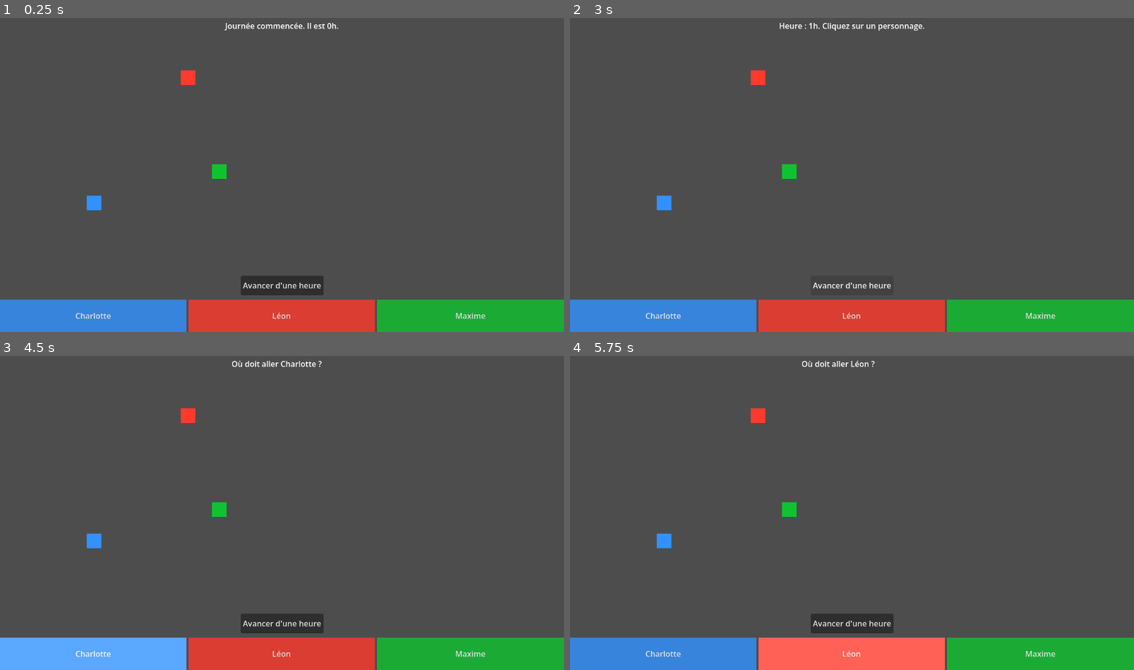
Above: before the commit, frames 1-4 (two rows, left to right).
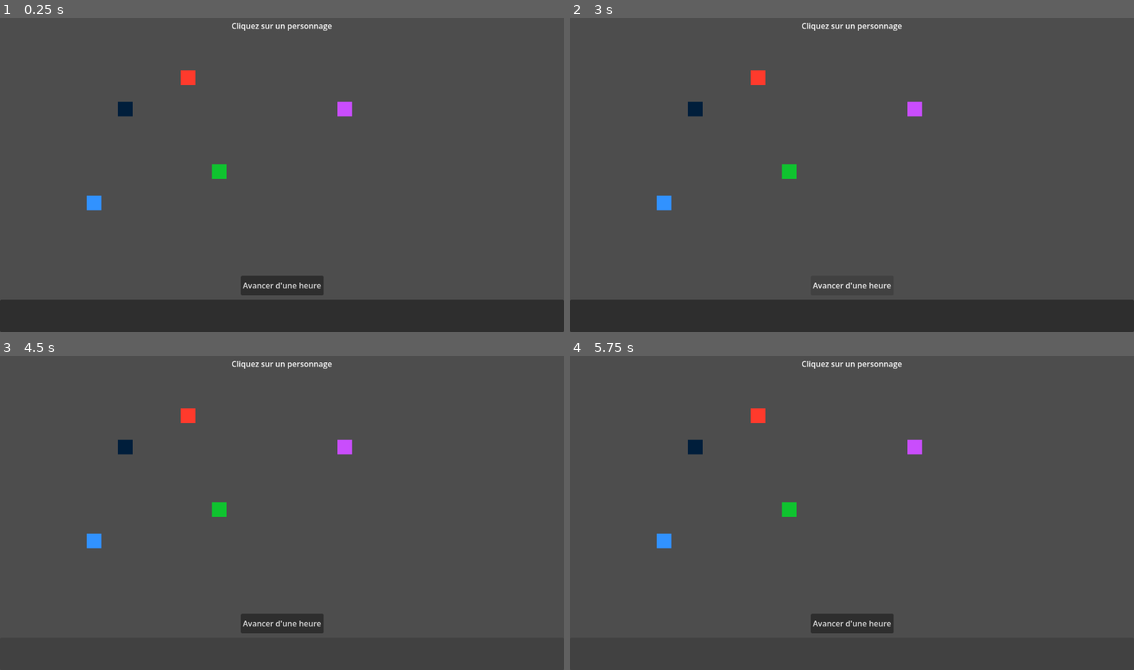
Above: after the commit, the same moments.

Repository: leongarci/SectusKaijus
Game: Godot game, scene res://scenes/test/scene_test.tscn
The game is run twice, just before and just after one commit, with the same random seed, the same clock (stepped at 60 frames per second) and the same inputs. This scene is started directly instead of the project's main scene.
Inputs (mouse positions are in pixels of both pictures, inside the frame that each line leads up to; where the layout moved, square brackets give the same spot in the first picture):
- Up to frame 1 (0.25 s): no input
- Up to frame 2 (3 s): click (852, 316) [665, 316] at 0.5 s; click (852, 316) at 1.25 s, where only the run before the commit has a clickable "Léon"; click (1038, 316) at 2 s, where only the run before the commit has a clickable "Maxime"; click "Avancer d'une heure" at 2.75 s
- Up to frame 3 (4.5 s): click "Avancer d'une heure" at 3.5 s; click (282, 654) [95, 654] at 4.25 s
- Up to frame 4 (5.75 s): click (852, 654) at 5 s, where only the run before the commit has a clickable "Léon"

The runs differ from the first frame. In frame 1, 11% of the frame differs, in the area x 0-100%, y 1-100%; in frame 2, 11%; in frame 3, 11%; in frame 4, 11%.
Error after the commit: Parse Error: Identifier "ignore_texture_size" not declared in the current scope. (res://scripts/characters/CartePerso.gd:19)

Commit message:
Images personnages

Diff:
--- a/scenes/test/scene_test.tscn
+++ b/scenes/test/scene_test.tscn
@@ -2,14 +2,20 @@
 
 [ext_resource type="PackedScene" uid="uid://c6amc01xkkysk" path="res://scenes/characters/character.tscn" id="1_dplmw"]
 [ext_resource type="Script" uid="uid://dq7bnj1eg7kda" path="res://scripts/test/scene_test.gd" id="1_oqoec"]
+[ext_resource type="Texture2D" uid="uid://df6uh5yxychsn" path="res://assets/ui/cards/lilou.png" id="3_1k3ka"]
+[ext_resource type="Texture2D" uid="uid://dujibpi4td67q" path="res://assets/ui/cards/titouan.png" id="4_dabsh"]
+[ext_resource type="Texture2D" uid="uid://blfo53s2sxkod" path="res://assets/ui/cards/julien.png" id="5_l0jpj"]
+[ext_resource type="Texture2D" uid="uid://b7lux567d2t7k" path="res://assets/ui/cards/clovis.png" id="6_y0upk"]
+[ext_resource type="Texture2D" uid="uid://ucy2pesihgyx" path="res://assets/ui/cards/karine.png" id="7_iq4jt"]
 
 [node name="Scene" type="Node2D" unique_id=53717244]
 script = ExtResource("1_oqoec")
 
 [node name="Character" parent="." unique_id=1939404819 instance=ExtResource("1_dplmw")]
 position = Vector2(185, 390)
-nom_personnage = "Charlotte"
+nom_personnage = "Lilou"
 couleur_point = Color(0.19215687, 0.57254905, 1, 1)
+texture_carte = ExtResource("3_1k3ka")
 competences = {
 "creuser": 0.0,
 "ecaille": 0.6,
@@ -20,8 +26,9 @@
 
 [node name="Character2" parent="." unique_id=486234259 instance=ExtResource("1_dplmw")]
 position = Vector2(394, 127)
-nom_personnage = "Léon"
+nom_personnage = "Titouan"
 couleur_point = Color(1, 0.22626406, 0.1713596, 1)
+texture_carte = ExtResource("4_dabsh")
 competences = {
 "creuser": -0.5,
 "ecaille": 0.0,
@@ -32,13 +39,40 @@
 
 [node name="Character3" parent="." unique_id=729635431 instance=ExtResource("1_dplmw")]
 position = Vector2(469, 341)
-nom_personnage = "Maxime"
+nom_personnage = "Julien"
 couleur_point = Color(0.05882353, 0.7647059, 0.18431373, 1)
+texture_carte = ExtResource("5_l0jpj")
 competences = {
 "creuser": 0.6,
 "ecaille": 0.0,
 "essence": 0.4,
 "kidnapping": 0.0,
+"saule": 0.0
+}
+
+[node name="Character4" parent="." unique_id=1263511504 instance=ExtResource("1_dplmw")]
+position = Vector2(266, 216)
+nom_personnage = "Clovis"
+couleur_point = Color(0, 0.11764706, 0.23137255, 1)
+texture_carte = ExtResource("6_y0upk")
+competences = {
+"creuser": 0.0,
+"ecaille": 0.6,
+"essence": 0.0,
+"kidnapping": -0.4,
+"saule": 0.0
+}
+
+[node name="Character5" parent="." unique_id=869408777 instance=ExtResource("1_dplmw")]
+position = Vector2(709, 170)
+nom_personnage = "Karine"
+couleur_point = Color(0.788105, 0.30083638, 0.9873108, 1)
+texture_carte = ExtResource("7_iq4jt")
+competences = {
+"creuser": 0.0,
+"ecaille": 0.6,
+"essence": 0.0,
+"kidnapping": -0.4,
 "saule": 0.0
 }
 
--- a/scripts/characters/CartePerso.gd
+++ b/scripts/characters/CartePerso.gd
@@ -9,6 +9,32 @@
 	perso_reference = perso_a_lier
 	# Affiche le nom sur le bouton
 	text = perso_a_lier.nom_personnage
+
+	if perso_a_lier.texture_carte != null:
+		# Oui ! On l'affiche
+		icon = perso_a_lier.texture_carte
+
+		# --- Réglages pour que l'image rentre bien dans le bouton ---
+		expand_icon = true      # Autorise l'image à être redimensionnée
+		ignore_texture_size = true # Force l'image à prendre la taille du bouton
+
+		# Centrer l'image
+		icon_alignment = HORIZONTAL_ALIGNMENT_CENTER
+		vertical_icon_alignment = VERTICAL_ALIGNMENT_CENTER
+
+		# On cache le texte si tu veux juste voir l'image
+		text = ""
+
+		# On garde une couleur blanche neutre pour bien voir l'image
+		self.modulate = Color(1, 1, 1, 1)
+
+	else:
+		# 2. PAS D'IMAGE ? (Sécurité)
+		# On garde l'ancien système avec le nom et la couleur
+		text = perso_a_lier.nom_personnage
+		var style = StyleBoxFlat.new()
+		style.bg_color = perso_a_lier.couleur_point
+		add_theme_stylebox_override("normal", style)
 
 	# --- STYLE NORMAL ---
 	var style_normal = StyleBoxFlat.new()
@@ -31,14 +57,12 @@
 	add_theme_stylebox_override("pressed", style_pressed)
 
 func _pressed():
-	# Quand on clique le bouton, on dit au jeu : "Sélectionne ce perso !"
 	carte_cliquee.emit(perso_reference)
 
 func mettre_a_jour_visuel(a_un_ordre: bool):
 	if a_un_ordre:
-		# On "grise" et on assombrit pour montrer que c'est fait
-		# On ne change PAS le texte pour éviter que le bouton change de taille
-		modulate = Color(0.5, 0.5, 0.5, 0.7)
+		# On assombrit l'image (gris foncé) pour dire "C'est fait"
+		modulate = Color(0.4, 0.4, 0.4, 1)
 	else:
-		# On remet à la normale (Blanc éclatant = couleur d'origine)
+		# On remet l'image en pleine lumière
 		modulate = Color(1, 1, 1, 1)
--- a/scripts/characters/character.gd
+++ b/scripts/characters/character.gd
@@ -10,6 +10,7 @@
 @export var couleur_point: Color = Color.WHITE
 @export var est_occupe: bool = false # Si vrai, il ne peut pas faire d'autre mission
 @export var coord_actuelle: Vector2i = Vector2i(0, 0) # Position réelle
+@export var texture_carte : Texture2D
 
 # Variables de planification
 var destination_prevue: Vector2i = Vector2i(0, 0)
Binary file added: assets/ui/cards/clovis.png
Not shown, added: assets/ui/cards/clovis.png.import
Binary file added: assets/ui/cards/julien.png
Not shown, added: assets/ui/cards/julien.png.import
Binary file added: assets/ui/cards/karine.png
Not shown, added: assets/ui/cards/karine.png.import
Binary file added: assets/ui/cards/lilou.png
Not shown, added: assets/ui/cards/lilou.png.import
Binary file added: assets/ui/cards/titouan.png
Not shown, added: assets/ui/cards/titouan.png.import
